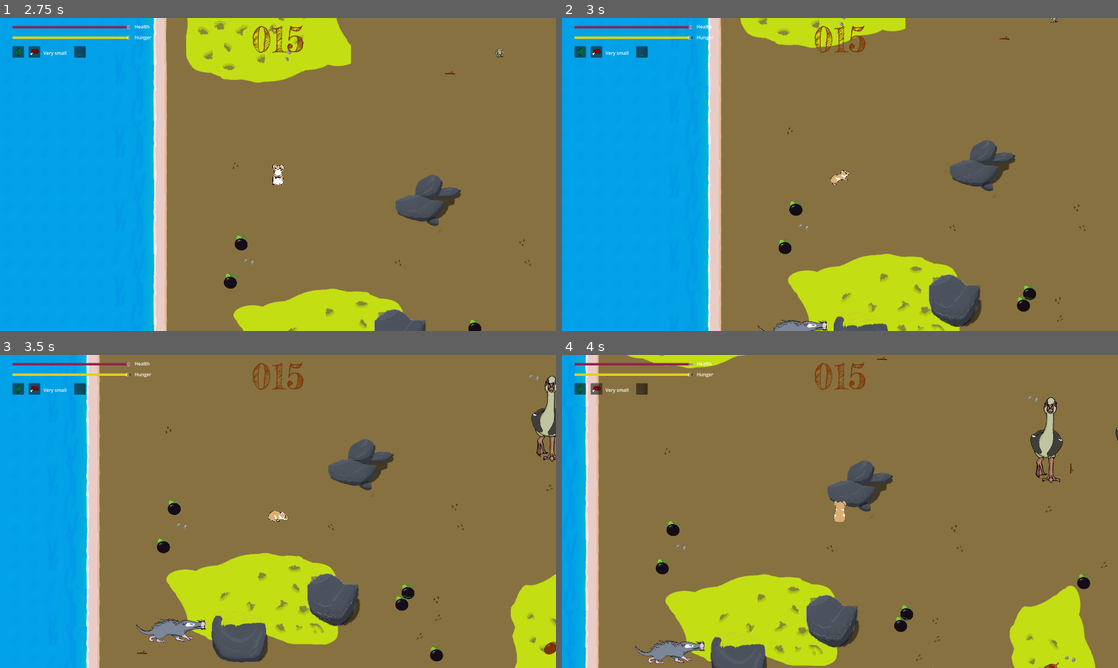
Above: before the commit, frames 1-4 (two rows, left to right).
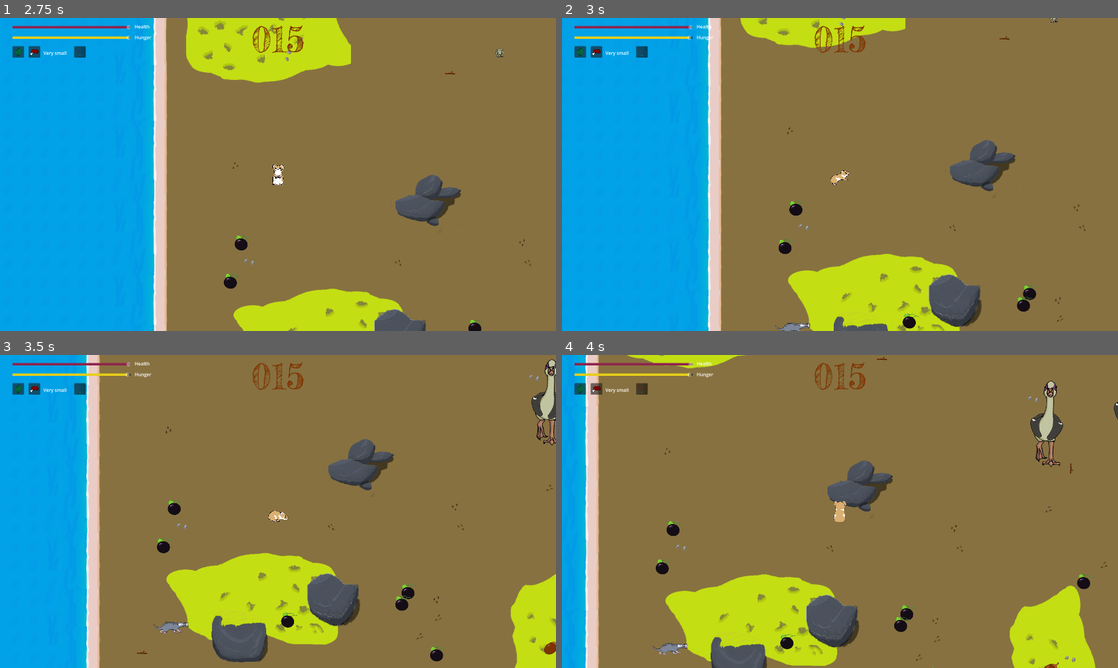
Above: after the commit, the same moments.

Repository: nialsiG/GMTK2024
Game: Godot game, scene res://scenes/start_menu.tscn
Two runs of this game, one before a commit and one after it. Both use one fixed random seed, a clock stepped at 60 frames per second and the inputs below. The engine's default icon, where the game draws it, is replaced by a stand-in: a white triangle on a blue panel in a dark square.
Inputs:
- Up to frame 1 (2.75 s): click "Start game" at 0.5 s; hold D (move_right) 1.28-2.03 s; tap Space (attack) at 1.35, 2.1 s; hold S (move_down) from 2.03 s (still down)
- Up to frame 2 (3 s): release S (move_down) at 2.78 s; hold D (move_right) from 2.78 s (still down); tap Space (attack) at 2.85 s
- Up to frame 3 (3.5 s): keep holding D (move_right)
- Up to frame 4 (4 s): release D (move_right) at 3.53 s; hold W (move_up) from 3.53 s (still down); tap Space (attack) at 3.6 s

Frame 1 is identical in both runs. In frame 2, 0.3% of the frame differs, in the area x 35-65%, y 94-100%; in frame 3, 1.3%; in frame 4, 1.5%, in the area x 13-100%, y 8-99%.

Commit message:
Fix: Y order on game, had to change some nodes type to Node2D Feature: better walking behaviour from animal who will try to avoid map edge when they're too close, event when fleeing Refactoring: Refactored animals variables to be clearer between pseudo privete and exported variables. Made a propre init method, resulting in removing all animal specific gd files and moved files close their scenes

Diff:
--- a/Gmtk 2024/scenes/Animals/Garganomis.tscn
+++ b/Gmtk 2024/scenes/Animals/Garganomis.tscn
@@ -1,25 +1,25 @@
-[gd_scene load_steps=8 format=3 uid="uid://di8qff821ygdf"]
+[gd_scene load_steps=7 format=3 uid="uid://di8qff821ygdf"]
 
 [ext_resource type="PackedScene" uid="uid://q25xtiarjdfc" path="res://scenes/Animals/deinogalerix.tscn" id="1_p3d56"]
-[ext_resource type="Script" path="res://scripts/Animals/Garganomis.gd" id="2_h5ikr"]
 [ext_resource type="SpriteFrames" uid="uid://drp6wlx62prm8" path="res://assets/sprites/Animals/garganomis/Garganomis.tres" id="3_06okc"]
 [ext_resource type="AudioStream" uid="uid://dpox0yxacwbcs" path="res://assets/Sounds/aggresive_goose.mp3" id="4_byftv"]
 [ext_resource type="AudioStream" uid="uid://bqefseyajckvv" path="res://assets/Sounds/fleeing_goose.mp3" id="5_rmcm4"]
 
-[sub_resource type="CapsuleShape2D" id="CapsuleShape2D_g3ke5"]
-radius = 50.0
-height = 150.0
+[sub_resource type="CapsuleShape2D" id="CapsuleShape2D_c7s0e"]
+radius = 60.0
+height = 120.0
 
 [sub_resource type="CircleShape2D" id="CircleShape2D_xxdnw"]
 radius = 170.0
 
 [node name="deinogalerix2" instance=ExtResource("1_p3d56")]
-script = ExtResource("2_h5ikr")
+initial_size = 5
 
 [node name="CollisionShape2D" parent="." index="0"]
-shape = SubResource("CapsuleShape2D_g3ke5")
+shape = SubResource("CapsuleShape2D_c7s0e")
 
 [node name="Sprite2D" parent="." index="1"]
+position = Vector2(0, -47)
 sprite_frames = ExtResource("3_06okc")
 animation = &"Idle_Up"
 
--- a/Gmtk 2024/scenes/Animals/Mikrotia.tscn
+++ b/Gmtk 2024/scenes/Animals/Mikrotia.tscn
@@ -1,7 +1,6 @@
-[gd_scene load_steps=6 format=3 uid="uid://dqg7jad33ecwk"]
+[gd_scene load_steps=5 format=3 uid="uid://dqg7jad33ecwk"]
 
 [ext_resource type="PackedScene" uid="uid://q25xtiarjdfc" path="res://scenes/Animals/deinogalerix.tscn" id="1_qeo52"]
-[ext_resource type="Script" path="res://scripts/Animals/Mikrotia.gd" id="2_jqakm"]
 [ext_resource type="SpriteFrames" uid="uid://barpun0yigmsb" path="res://assets/sprites/Animals/Mikrotia/Mikrotia.tres" id="3_f4rfx"]
 [ext_resource type="AudioStream" uid="uid://dn78ts73r2lw" path="res://assets/Sounds/mouse-2.ogg" id="4_bcon0"]
 
@@ -9,7 +8,7 @@
 radius = 300.0
 
 [node name="deinogalerix3" instance=ExtResource("1_qeo52")]
-script = ExtResource("2_jqakm")
+initial_size = 1
 
 [node name="Sprite2D" parent="." index="1"]
 sprite_frames = ExtResource("3_f4rfx")
--- a/Gmtk 2024/scenes/Animals/Prolagus.tscn
+++ b/Gmtk 2024/scenes/Animals/Prolagus.tscn
@@ -1,11 +1,9 @@
-[gd_scene load_steps=4 format=3 uid="uid://bdsqtikpmbisd"]
+[gd_scene load_steps=3 format=3 uid="uid://bdsqtikpmbisd"]
 
 [ext_resource type="PackedScene" uid="uid://q25xtiarjdfc" path="res://scenes/Animals/deinogalerix.tscn" id="1_d7v0i"]
-[ext_resource type="Script" path="res://scripts/Animals/Prolagus.gd" id="2_csrou"]
 [ext_resource type="SpriteFrames" uid="uid://dkw3d75fcqhkx" path="res://assets/sprites/Animals/Prolagus/Prolagus.tres" id="3_ttf2r"]
 
 [node name="deinogalerix" instance=ExtResource("1_d7v0i")]
-script = ExtResource("2_csrou")
 
 [node name="Sprite2D" parent="." index="1"]
 scale = Vector2(1, 1)
--- a/Gmtk 2024/scenes/Animals/Tyto.tscn
+++ b/Gmtk 2024/scenes/Animals/Tyto.tscn
@@ -1,13 +1,12 @@
-[gd_scene load_steps=7 format=3 uid="uid://bkxmx828vv8d8"]
+[gd_scene load_steps=6 format=3 uid="uid://bkxmx828vv8d8"]
 
 [ext_resource type="PackedScene" uid="uid://q25xtiarjdfc" path="res://scenes/Animals/deinogalerix.tscn" id="1_janl0"]
 [ext_resource type="SpriteFrames" uid="uid://dd3wjt3p1xdvk" path="res://assets/sprites/Animals/Tyto/Tyto.tres" id="2_88tv6"]
-[ext_resource type="Script" path="res://scripts/Animals/Tyto.gd" id="2_ixd7v"]
 [ext_resource type="AudioStream" uid="uid://brm5jraoajvxy" path="res://assets/Sounds/barn_owl_01.ogg" id="3_1a2ig"]
 
 [sub_resource type="CapsuleShape2D" id="CapsuleShape2D_wgwl8"]
-radius = 50.0
-height = 100.0
+radius = 60.0
+height = 120.0
 
 [sub_resource type="CircleShape2D" id="CircleShape2D_0nywd"]
 radius = 300.0
@@ -16,7 +15,7 @@
 scale = Vector2(1.2, 1.2)
 collision_layer = 2
 collision_mask = 2
-script = ExtResource("2_ixd7v")
+initial_size = 4
 
 [node name="CollisionShape2D" parent="." index="0"]
 shape = SubResource("CapsuleShape2D_wgwl8")
--- a/Gmtk 2024/scenes/Animals/deinogalerix.tscn
+++ b/Gmtk 2024/scenes/Animals/deinogalerix.tscn
@@ -1,6 +1,6 @@
 [gd_scene load_steps=6 format=3 uid="uid://q25xtiarjdfc"]
 
-[ext_resource type="Script" path="res://scripts/Animals/Deinogalerix.gd" id="1_phrg3"]
+[ext_resource type="Script" path="res://scenes/Animals/enemy.gd" id="1_ple3s"]
 [ext_resource type="SpriteFrames" uid="uid://buigqoc3hk2n4" path="res://assets/sprites/Animals/Deino/deinogalerix.tres" id="2_noffp"]
 [ext_resource type="AudioStream" uid="uid://dbkaq5vwsv2er" path="res://assets/Sounds/Meow1.mp3" id="3_0k1gt"]
 
@@ -14,7 +14,8 @@
 [node name="deinogalerix" type="CharacterBody2D"]
 collision_layer = 3
 collision_mask = 3
-script = ExtResource("1_phrg3")
+script = ExtResource("1_ple3s")
+initial_size = 2
 
 [node name="CollisionShape2D" type="CollisionShape2D" parent="."]
 shape = SubResource("CapsuleShape2D_85bkv")
--- a/Gmtk 2024/scripts/enemy.gd
+++ b/Gmtk 2024/scenes/Animals/enemy.gd
@@ -10,11 +10,16 @@
 @export var MAX_FLEEING_TIME: float = 8
 @export var MAX_CHASING_TIME: float = 6
 
-var meatValue : int = 30
 var _name : String = "enemy"
 var _chasingSoundPlayer : AudioStreamPlayer2D
 var _fleeingSoundPlayer : AudioStreamPlayer2D
 var _lastPosition : Vector2
+
+var _isBlockedLeft : bool = false
+var _isBlockedRight : bool = false
+var _isBlockedTop : bool = false
+var _isBlockedBottom : bool = false
+
 @onready var _debugSizeLabel : Label= $SizeLabel
 @onready var _debugRegimLabel : Label = $DietLabel
 
@@ -24,18 +29,19 @@
 
 var _idleFactor : float = 1
 
-func _initEnemy():
-	sprite = get_node("Sprite2D")
-	UpdateSize()
+func _initialize():
 	UpdateIdleFactor()
-	DisplaySize()
 	_lastPosition = position
+	_fleeingSoundPlayer = get_node("FleeingSoundPlayer")
+	_chasingSoundPlayer = get_node("ChasingSoundPlayer")
+
+
+func UpdateIdleFactor():
+	_idleFactor = randf_range(0.5, 2)
 
 func _process(delta):
 	if(_isDead):
 		return
-
-	var isblockedOrIdle : bool = _lastPosition == position
 
 	var numberOfCollisions = get_slide_collision_count()
 	var hitAnimals = GetCollidingAnimals(numberOfCollisions)
@@ -44,9 +50,9 @@
 			var animal = hitAnimals[i]
 			var sizeValue = GetSizeValue()
 			var animalSizeValue = animal.GetSizeValue()
-			if (sizeValue < animalSizeValue && animal.diet != enums.Diet.vegetarian):
+			if (sizeValue < animalSizeValue && animal._diet != enums.Diet.vegetarian):
 				hit(clamp(1, (animalSizeValue - sizeValue) /2, sizeValue))
-			elif(sizeValue > animalSizeValue && diet != enums.Diet.vegetarian):
+			elif(sizeValue > animalSizeValue && _diet != enums.Diet.vegetarian):
 				animal.hit(sizeValue - animalSizeValue)
 
 	var array = GetCollidingNonAnimals(numberOfCollisions)
@@ -54,29 +60,21 @@
 	_lastCollidedItems = array
 
 	var margin = 50.0
-	if (position.x < margin * GetSizeValue() && axis.x < 0):
-		axis.x = 1
-
-	if (position.x > (2000 - margin * GetSizeValue()) && axis.x > 0):
-		axis.x = -1
-
-	if (position.y < margin * GetSizeValue() && axis.y > 0):
-		axis.y = 1
-
-	if (position.y > (2000 - margin  * GetSizeValue()) && axis.y > 0):
-		axis.y = -1
+	_isBlockedLeft = position.x - GetRadius() < margin
+	_isBlockedRight = position.x  + GetRadius() > (2000 - -margin) && axis.x > 0
+	_isBlockedTop = position.y - GetRadius() < margin
+	_isBlockedBottom = position.y + GetRadius() > 2000 - margin
+	var isBlocked = _isBlockedLeft || _isBlockedRight || _isBlockedTop || _isBlockedBottom
 
 	if (target != null && current_state != state.CHASING && current_state != state.FLEEING):
 		if (relationToTarget == enums.Relationship.PREDATOR):
 			current_state = state.CHASING
 			if(_chasingSoundPlayer != null):
 				_chasingSoundPlayer.play()
-			print(_name+" started chasing")
 		else:
 			current_state = state.FLEEING
 			if (_fleeingSoundPlayer != null):
 				_fleeingSoundPlayer.play()
-			print(_name+" started fleeing")
 		timer = 0
 
 	if (target == null && (current_state == state.CHASING || current_state == state.FLEEING)):
@@ -92,6 +90,8 @@
 				start_moving()
 				print(_name+" started moving")
 		state.MOVING:
+			if(isBlocked):
+				start_moving()
 			if timer > MAX_MOVE_TIME * _idleFactor || collidedNewItem:
 				stayIdle()
 		state.CHASING:
@@ -109,7 +109,16 @@
 				timer = 0
 				current_state = state.MOVING
 			else:
-				axis = (position - target.position).normalized()
+				var direction = (position - target.position).normalized()
+				if (_isBlockedLeft):
+					direction += Vector2.RIGHT
+				if(_isBlockedRight):
+					direction += Vector2.LEFT
+				if(_isBlockedBottom):
+					direction += Vector2.UP
+				if(_isBlockedTop):
+					direction += Vector2.DOWN
+				axis = direction.normalized()
 		state.WOUNDED:
 			pass
 		state.DEAD:
@@ -127,9 +136,6 @@
 	current_state = state.IDLE
 	axis = Vector2.ZERO
 
-func UpdateIdleFactor():
-	_idleFactor = randf_range(0.5, 2)
-
 func hit(amount):
 	if (_isDead):
 		return
@@ -138,11 +144,34 @@
 	Died.emit(self)
 	queue_free()
 
+func GetRadius() -> int:
+	return _scaleCoeff * 60
+
 func _physics_process(delta):
 	move_and_slide()
 
 func start_moving():
-	var my_array = [Vector2(1,0), Vector2(1,1), Vector2(0,1), Vector2(-1,1), Vector2(-1,0), Vector2(-1,-1), Vector2(0,-1), Vector2(1,-1)]
+	var my_array = []
+	if (!_isBlockedLeft):
+		my_array.append(Vector2(-1,0))
+		if (!_isBlockedBottom):
+			my_array.append(Vector2(-1, 1))
+		if (!_isBlockedTop):
+			my_array.append(Vector2(-1, -1))
+
+	if (!_isBlockedRight):
+		my_array.append(Vector2(1,0))
+		if (!_isBlockedBottom):
+			my_array.append(Vector2(1, 1))
+		if (!_isBlockedTop):
+			my_array.append(Vector2(1, -1))
+
+	if (!_isBlockedBottom):
+		my_array.append(Vector2(0, 1))
+
+	if (!_isBlockedTop):
+		my_array.append(Vector2(0, -1))
+
 	axis = my_array.pick_random()
 
 func OnDetectionAreaEntered(body):
@@ -153,11 +182,11 @@
 	var sizeValue = GetSizeValue()
 	var targetSizeValue = detectedTarget.GetSizeValue()
 
-	if (targetSizeValue > sizeValue && detectedTarget.diet != enums.Diet.vegetarian):
+	if (targetSizeValue > sizeValue && detectedTarget._diet != enums.Diet.vegetarian):
 		target = detectedTarget
 		relationToTarget = enums.Relationship.PREY
 
-	if (diet != enums.Diet.vegetarian && sizeValue > targetSizeValue):
+	if (_diet != enums.Diet.vegetarian && sizeValue > targetSizeValue):
 		target = detectedTarget
 		relationToTarget = enums.Relationship.PREDATOR
 
@@ -167,7 +196,7 @@
 		return
 
 	var consumable = area as Consumable
-	if(diet != consumable.incompatibleDiet):
+	if(_diet != consumable.incompatibleDiet):
 		current_state = state.CHASING
 		relationToTarget = enums.Relationship.PREDATOR
 		target = consumable
@@ -177,6 +206,6 @@
 		_debugSizeLabel.text = "Size "+str(current_size)
 
 func UpdateDiet(newDiet : enums.Diet):
-	diet = newDiet
+	_diet = newDiet
 	if (_debugRegimLabel != null):
 		_debugRegimLabel.text = "Diet: "+str(newDiet)
--- a/Gmtk 2024/scenes/TestViewAnimals.tscn
+++ b/Gmtk 2024/scenes/TestViewAnimals.tscn
@@ -20,6 +20,7 @@
 
 [node name="Mikrotia" parent="." instance=ExtResource("4_8rjmj")]
 position = Vector2(-118, 32)
+initial_size = 4
 
 [node name="PlayerMicro" parent="." instance=ExtResource("6_evm0s")]
 position = Vector2(-617.815, -419.031)
@@ -74,6 +75,8 @@
 
 [node name="deinogalerix2" parent="." instance=ExtResource("3_ig71k")]
 position = Vector2(1547, 18)
+initial_size = 4
 
 [node name="deinogalerix3" parent="." instance=ExtResource("5_sx5rp")]
 position = Vector2(790, 28)
+initial_size = 4
--- a/Gmtk 2024/scripts/player.gd
+++ b/Gmtk 2024/scenes/player.gd
@@ -49,7 +49,7 @@
 			var animalSizeValue= animal.GetSizeValue()
 			if (sizeValue < animalSizeValue && !_isInvincible):
 				hit((animalSizeValue - sizeValue) /2)
-			elif (sizeValue > animalSizeValue && diet != enums.Diet.vegetarian):
+			elif (sizeValue > animalSizeValue && _diet != enums.Diet.vegetarian):
 				animal.hit(sizeValue - animalSizeValue)
 	ManageDashCoolDown(delta)
 	get_input_axis()
@@ -163,13 +163,13 @@
 			false: sprite.show()
 
 func GetFoodCoef(foodType : enums.FoodType) -> float :
-	if (diet == enums.Diet.omni):
+	if (_diet == enums.Diet.omni):
 		return 0.75;
-	if (diet == enums.Diet.carnivore):
+	if (_diet == enums.Diet.carnivore):
 		if (foodType == enums.FoodType.Plant):
 			return 0.2
 		return 1.5
-	if (diet == enums.Diet.vegetarian):
+	if (_diet == enums.Diet.vegetarian):
 		if (foodType == enums.FoodType.Plant):
 			return 1.5
 		return 0.2
@@ -177,11 +177,11 @@
 
 func GetForbiddenEvols() -> Array[enums.evolution]:
 	var evols : Array[enums.evolution] = []
-	if (diet == enums.Diet.carnivore):
+	if (_diet == enums.Diet.carnivore):
 		evols.append(enums.evolution.DIET_CARNI)
-	elif (diet == enums.Diet.omni):
+	elif (_diet == enums.Diet.omni):
 		evols.append(enums.evolution.DIET_OMNI)
-	elif (diet == enums.Diet.vegetarian):
+	elif (_diet == enums.Diet.vegetarian):
 		evols.append(enums.evolution.DIET_HERBI)
 	if (current_size == enums.Size.MICRO):
 		evols.append(enums.evolution.NANISM)
@@ -230,11 +230,11 @@
 			_max_speed /= _speedEvolCoeff
 
 func UpdateDiet(newDiet : enums.Diet):
-	diet = newDiet
-	UpdatedDiet.emit(diet)
+	_diet = newDiet
+	UpdatedDiet.emit(_diet)
 
 func RaiseUpdateSize():
-	UpdatedSize.emit(current_size, hungerCoeff)
+	UpdatedSize.emit(current_size, _hungerCoeff)
 
 func OnIFrameTimeOut():
 	_isInvincible = false
--- a/Gmtk 2024/scenes/player.tscn
+++ b/Gmtk 2024/scenes/player.tscn
@@ -1,6 +1,6 @@
 [gd_scene load_steps=7 format=3 uid="uid://c3mp8p0p305a3"]
 
-[ext_resource type="Script" path="res://scripts/player.gd" id="1_8cnlt"]
+[ext_resource type="Script" path="res://scenes/player.gd" id="1_8tpfr"]
 [ext_resource type="SpriteFrames" uid="uid://cgwmfc675gf35" path="res://assets/sprites/player.tres" id="2_bg7yk"]
 [ext_resource type="AudioStream" uid="uid://b5jpn4ewu00v5" path="res://assets/Sounds/swing3.wav" id="4_adu8u"]
 [ext_resource type="AudioStream" uid="uid://cn6xb57qsdjot" path="res://assets/Sounds/DeathCry.mp3" id="5_du8i2"]
@@ -12,7 +12,7 @@
 
 [node name="Player" type="CharacterBody2D"]
 scale = Vector2(0.35, 0.35)
-script = ExtResource("1_8cnlt")
+script = ExtResource("1_8tpfr")
 
 [node name="Sprite2D" type="AnimatedSprite2D" parent="."]
 position = Vector2(-9.53674e-07, -1.81901)
--- a/Gmtk 2024/scenes/world.gd
+++ b/Gmtk 2024/scenes/world.gd
@@ -61,8 +61,8 @@
 	_player.connect("Died", OnPlayerDeath)
 	_player.connect("UpdatedDashCooldown", OnPlayerUpdatedDashCoolDown)
 
-	_hud.UpdateSize(_player.current_size, _player.hungerCoeff)
-	_hud.UpdateDiet(_player.diet)
+	_hud.UpdateSize(_player.current_size, _player._hungerCoeff)
+	_hud.UpdateDiet(_player._diet)
 	_hud.UpdateHealth(_player.currentHealth, _player.maxHealth)
 	_cycleTimer = get_node("Timer")
 
@@ -123,11 +123,11 @@
 	_hud.UpdateScore(amount * 3)
 	if (foodType == enums.FoodType.Meat):
 		_totalMeatValue += amount
-		if _player.diet == enums.Diet.carnivore:
+		if _player._diet == enums.Diet.carnivore:
 			_hud.UpdateScore(amount * 2)
 	else:
 		_totalPlantValue += amount
-		if _player.diet == enums.Diet.vegetarian:
+		if _player._diet == enums.Diet.vegetarian:
 			_hud.UpdateScore(amount * 2)
 		GeneratePlants(1)
 
--- a/Gmtk 2024/scripts/Animals/Deinogalerix.gd
+++ /dev/null
@@ -1,9 +0,0 @@
-extends Enemy
-
-func _ready():
-	_name = "Deino"
-	_initEnemy()
-	meatValue = 15
-	current_size = enums.Size.SMALL
-	diet = enums.Diet.carnivore
-	_fleeingSoundPlayer = get_node("ChasingSoundPlayer")
--- a/Gmtk 2024/scripts/Animals/Garganomis.gd
+++ /dev/null
@@ -1,10 +0,0 @@
-extends Enemy
-
-func _ready():
-	_name = "Garga"
-	meatValue = 15
-	current_size = enums.Size.MEDIUMLARGE
-	diet = enums.Diet.omni
-	_fleeingSoundPlayer = get_node("FleeingSoundPlayer")
-	_chasingSoundPlayer = get_node("ChasingSoundPlayer")
-	_initEnemy()
--- a/Gmtk 2024/scripts/Animals/Mikrotia.gd
+++ /dev/null
@@ -1,9 +0,0 @@
-extends Enemy
-
-func _ready():
-	_name = "Mikrotia"
-	meatValue = 5
-	current_size = enums.Size.VERYSMALL
-	diet = enums.Diet.vegetarian
-	_initEnemy()
-	_fleeingSoundPlayer = get_node("FleeingSoundPlayer")
--- a/Gmtk 2024/scripts/Animals/Prolagus.gd
+++ /dev/null
@@ -1,9 +0,0 @@
-extends Enemy
-
-func _ready():
-	_name = "Prolagus"
-	meatValue = 10
-	current_size = enums.Size.SMALL
-	diet = enums.Diet.vegetarian
-	sprite = get_node("Sprite2D")
-	_initEnemy()
--- a/Gmtk 2024/scripts/Animals/Tyto.gd
+++ /dev/null
@@ -1,9 +0,0 @@
-extends Enemy
-
-func _ready():
-	_name = "Tyto"
-	meatValue = 5
-	current_size = enums.Size.MEDIUM
-	diet = enums.Diet.carnivore
-	_initEnemy()
-	_chasingSoundPlayer = get_node("ChasingSoundPlayer")
--- a/Gmtk 2024/scripts/animal.gd
+++ b/Gmtk 2024/scripts/animal.gd
@@ -4,70 +4,77 @@
 
 var defaultSpeed : float = 500
 var _max_speed : float = 500
-var scaleCoeff : float = 1.0
-var speedCoeff : float = 1.0
-var hungerCoeff : float = 1.0
+var _scaleCoeff : float = 1.0
+var _speedCoeff : float = 1.0
+var _hungerCoeff : float = 1.0
 var _isDead : bool
+var current_size = enums.Size.MEDIUM
 
 const _speedEvolCoeff : float = 1.2
-
-@export var current_size = enums.Size.MEDIUM
+@export var initial_size : enums.Size = enums.Size.MEDIUM
 @export var current_speed = defaultSpeed
 @export var acceleration = 1500
 @export var friction = 1500
+@export var meatValue : int = 30
+@export var animalName : String = "Undefined"
+@export var startingDiet : enums.Diet = enums.Diet.omni
 
 @onready var axis = Vector2.ZERO
 @onready var current_direction = enums.Direction.Down
 
 var target : Node2D
 var relationToTarget : enums.Relationship
-var sprite : AnimatedSprite2D
+@onready var sprite : AnimatedSprite2D = get_node("Sprite2D")
 
 var currentState = enums.State.Still
-var diet : enums.Diet = enums.Diet.omni
+var _diet : enums.Diet = enums.Diet.omni
 
 func _ready():
-	sprite = get_node("Sprite2D")
+	_diet = startingDiet
+	current_size = initial_size
 	UpdateSize()
 	UpdateSprite()
+
+func _initialize():
+	pass
 
 func UpdateSize():
 	match current_size:
 		enums.Size.MICRO:
-			scaleCoeff = 0.2
-			hungerCoeff = 0.7
+			_scaleCoeff = 0.2
+			_hungerCoeff = 0.7
 		enums.Size.VERYSMALL:
-			scaleCoeff = 0.3
-			hungerCoeff = 0.75
+			_scaleCoeff = 0.3
+			_hungerCoeff = 0.75
 		enums.Size.SMALL:
-			scaleCoeff = 0.5
-			hungerCoeff = 0.8
+			_scaleCoeff = 0.5
+			_hungerCoeff = 0.8
 		enums.Size.MEDIUMSMALL:
-			scaleCoeff = 0.8
-			hungerCoeff = 0.9
+			_scaleCoeff = 0.8
+			_hungerCoeff = 0.9
 		enums.Size.MEDIUM:
-			scaleCoeff = 1
-			hungerCoeff = 1
+			_scaleCoeff = 1
+			_hungerCoeff = 1
 		enums.Size.MEDIUMLARGE:
-			scaleCoeff = 1.2
-			hungerCoeff = 4
+			_scaleCoeff = 1.2
+			_hungerCoeff = 4
 		enums.Size.LARGE:
-			scaleCoeff = 1.5
-			hungerCoeff = 8
+			_scaleCoeff = 1.5
+			_hungerCoeff = 8
 		enums.Size.VERYLARGE:
-			scaleCoeff = 1.7
-			hungerCoeff = 12
+			_scaleCoeff = 1.7
+			_hungerCoeff = 12
 		enums.Size.MEGA:
-			scaleCoeff = 2.2
-			hungerCoeff = 18
+			_scaleCoeff = 2.2
+			_hungerCoeff = 18
 		enums.Size.COLOSSAL:
-			scaleCoeff = 2.8
-			hungerCoeff = 22
+			_scaleCoeff = 2.8
+			_hungerCoeff = 22
 		_:
-			scaleCoeff = 1
-			hungerCoeff = 1
-	scale = Vector2.ONE * scaleCoeff
-	current_speed = current_speed * speedCoeff
+			_scaleCoeff = 1
+			_hungerCoeff = 1
+	scale = Vector2.ONE * _scaleCoeff
+	current_speed = current_speed * _speedCoeff
 	DisplaySize()
 
 func DisplaySize():
@@ -75,6 +82,9 @@
 
 func GetFoodValue() -> int:
 	return GetSizeValue() * 5
+
+func CanEatMeat() -> bool:
+	return _diet == enums.Diet.carnivore || _diet == enums.Diet.omni
 
 func RaiseHungerChange():
 	pass
@@ -123,7 +133,7 @@
 
 
 func UpdateDiet(newDiet : enums.Diet):
-	diet = newDiet
+	_diet = newDiet
 
 func UpdateState(currentAxis : Vector2):
 	if currentAxis == Vector2.ZERO:
--- a/Gmtk 2024/scripts/consumable.gd
+++ b/Gmtk 2024/scripts/consumable.gd
@@ -14,7 +14,7 @@
 		return
 
 	var animal = body as Animal
-	if (animal.diet != incompatibleDiet):
+	if (animal._diet != incompatibleDiet):
 		animal.eat(foodValue, foodType)
 		if !(animal is Player):
 			foodValue = 0
